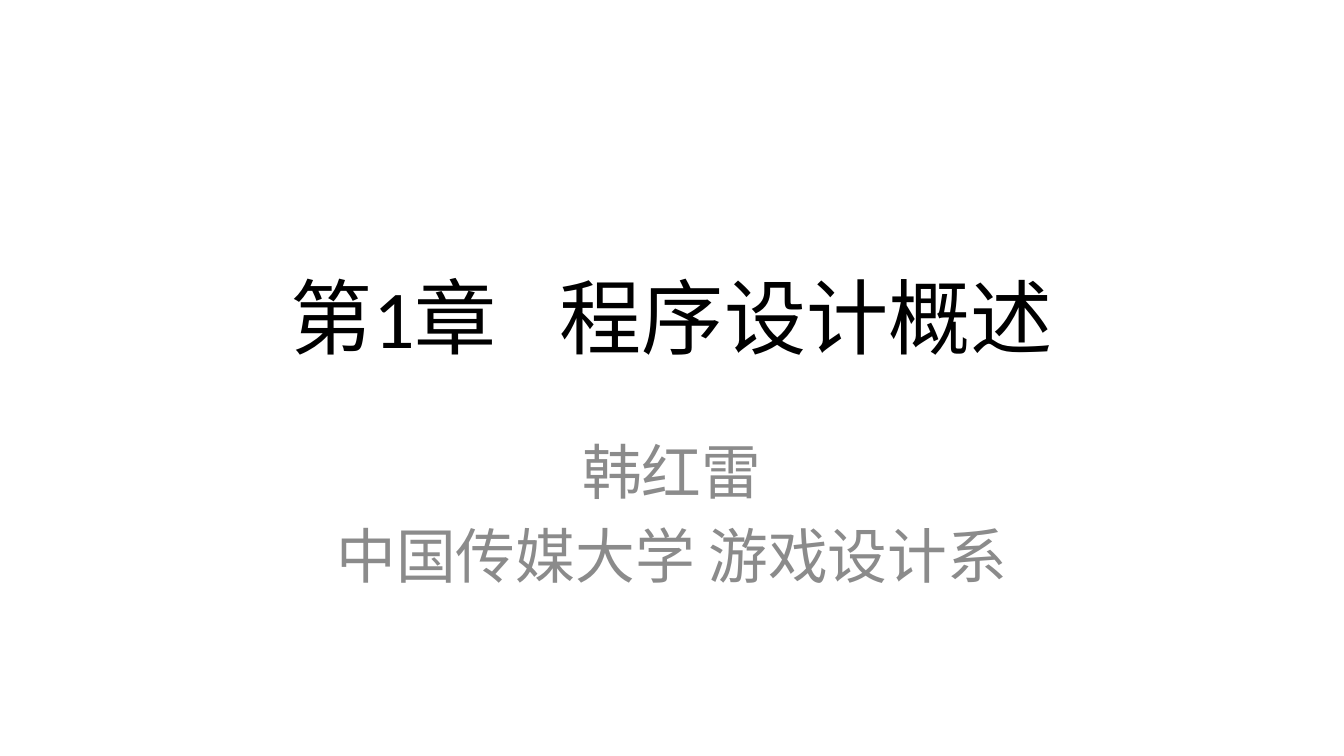
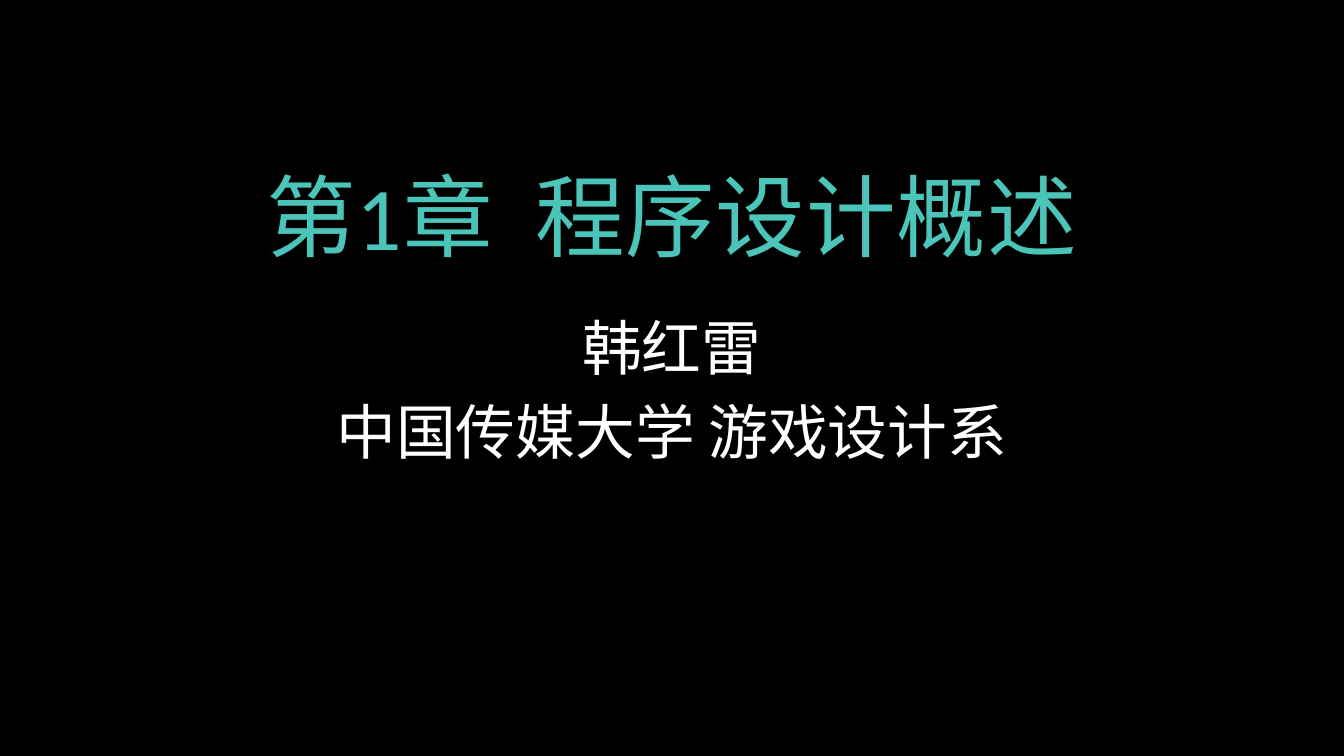
Before and after one commit to hanhonglei/Course_BasicGameProgramming, a slide deck: slide 2 of 第1章 程序设计概述/第1章 程序设计概述.pptx (slide 1 before the commit). Drawn at 1344x756 pixels with LibreOffice and Linux fonts; fonts in the diff are those of the drawing; background and template pictures are left out. Boxes give left, top, right and bottom in pixels: in the first picture for what was removed or moved away, otherwise in the second. Text is boxed around its words. In the diff, an @@ line names an element or a change of style, - is before the commit and + after.

```diff
--- a/第1章 程序设计概述/第1章 程序设计概述.pptx
+++ b/第1章 程序设计概述/第1章 程序设计概述.pptx
@@ background #FFFFFF to picture (left out) @@
@@ title "第1章 程序设计概述": place and size @@
-title "第1章 程序设计概述" at (291,278,1053,355)
+title "第1章 程序设计概述" at (266,173,1077,258)
@@ title "第1章 程序设计概述" at (266,173,1077,258): size 44 to 48 pt, text colour #000000 to #4BC5B9, letter spacing 0 to 0.5 pt @@
@@ subtitle "韩红雷": place and size @@
-subtitle "韩红雷" at (336,444,1007,583)
+subtitle "韩红雷" at (336,319,1007,459)
@@ subtitle "韩红雷" at (336,319,1007,459): font Calibri to Times New Roman, text colour #8C8C8C to #FFFFFF @@
```
Also in this commit, not shown: 46 other slides changed, 1 slide added, 1 other file.
